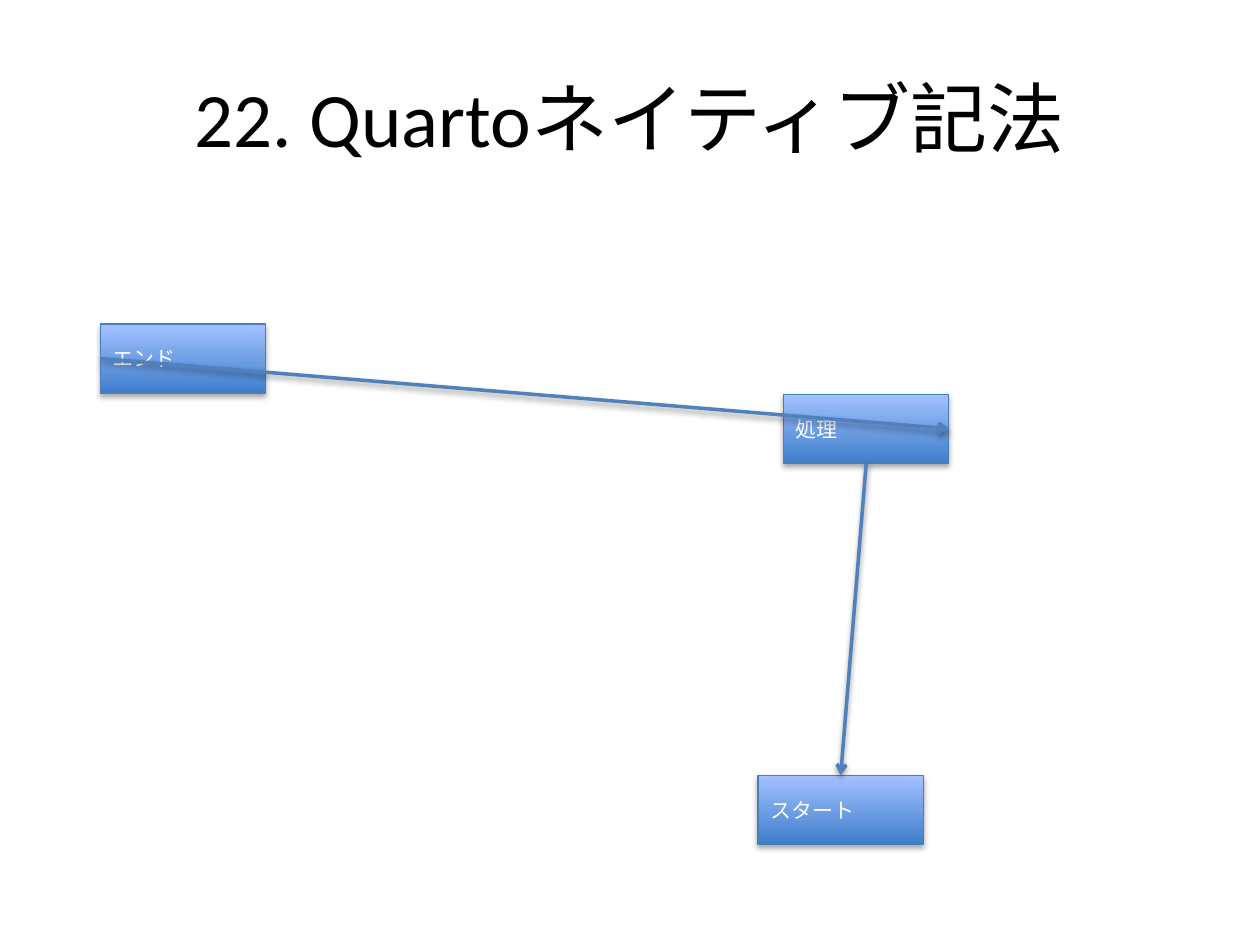
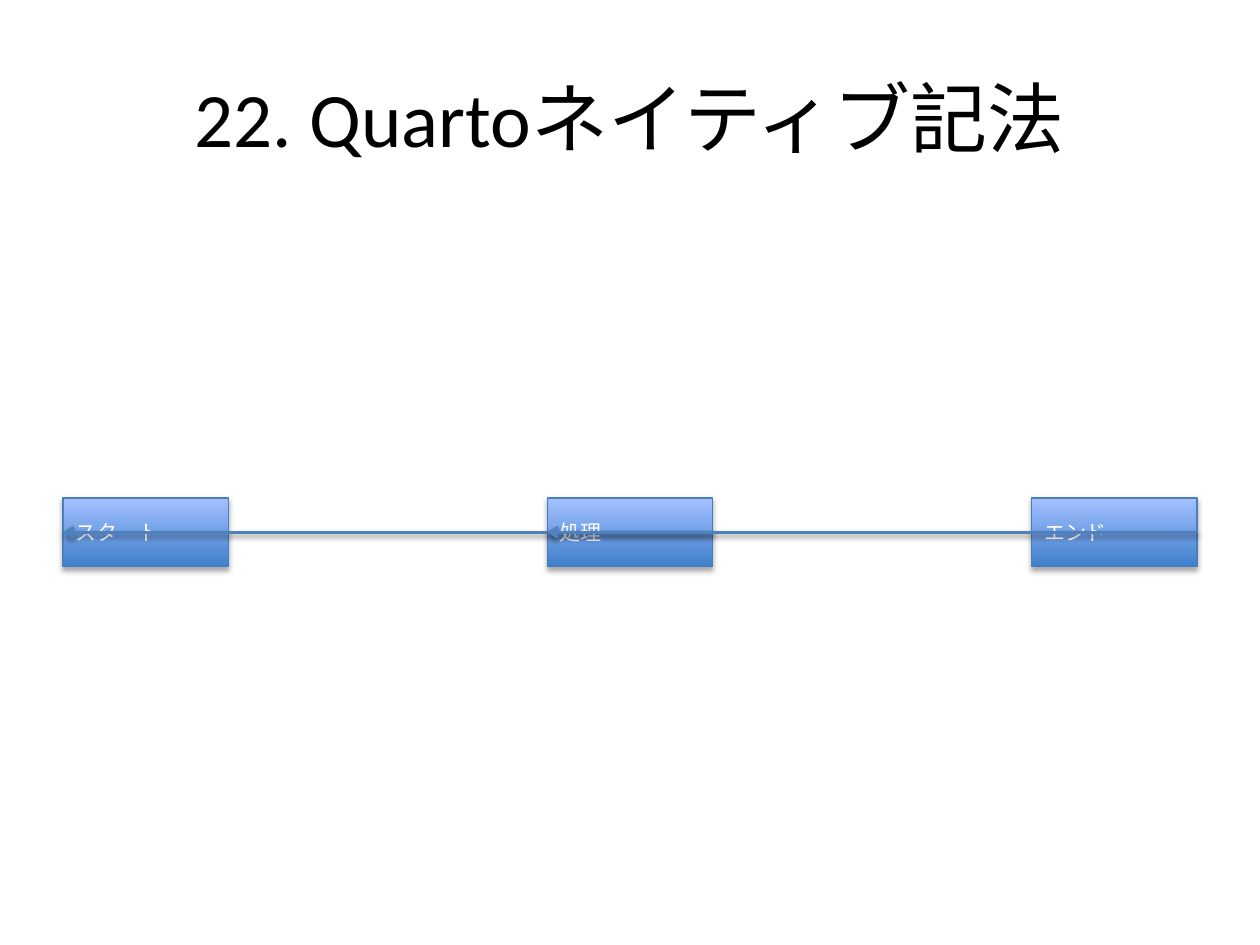
Before and after one commit to notfolder/qmd_to_pptx, a slide deck: slide 35 of demo_full.pptx. Drawn at 1260x945 pixels with LibreOffice and Linux fonts; fonts in the diff are those of the drawing. Boxes give left, top, right and bottom in pixels: in the first picture for what was removed or moved away, otherwise in the second. Text is boxed around its words. In the diff, an @@ line names an element or a change of style, - is before the commit and + after.

```diff
--- a/demo_full.pptx
+++ b/demo_full.pptx
@@ rectangle "スタート": place and size @@
-rectangle "スタート" at [759,775,924,844]
+rectangle "スタート" at [63,498,228,567]
@@ rectangle "処理": place and size @@
-rectangle "処理" at [784,394,949,464]
+rectangle "処理" at [547,498,712,567]
@@ rectangle "エンド": place and size @@
-rectangle "エンド" at [101,324,266,393]
+rectangle "エンド" at [1032,498,1197,567]
@@ arrow moved from (840, 775) - (866, 464) to (63, 532) - (713, 532) @@
@@ arrow moved from (949, 428) - (101, 359) to (547, 532) - (1197, 532) @@
```
Also in this commit, not shown: 2 other slides changed, 2 other files.
